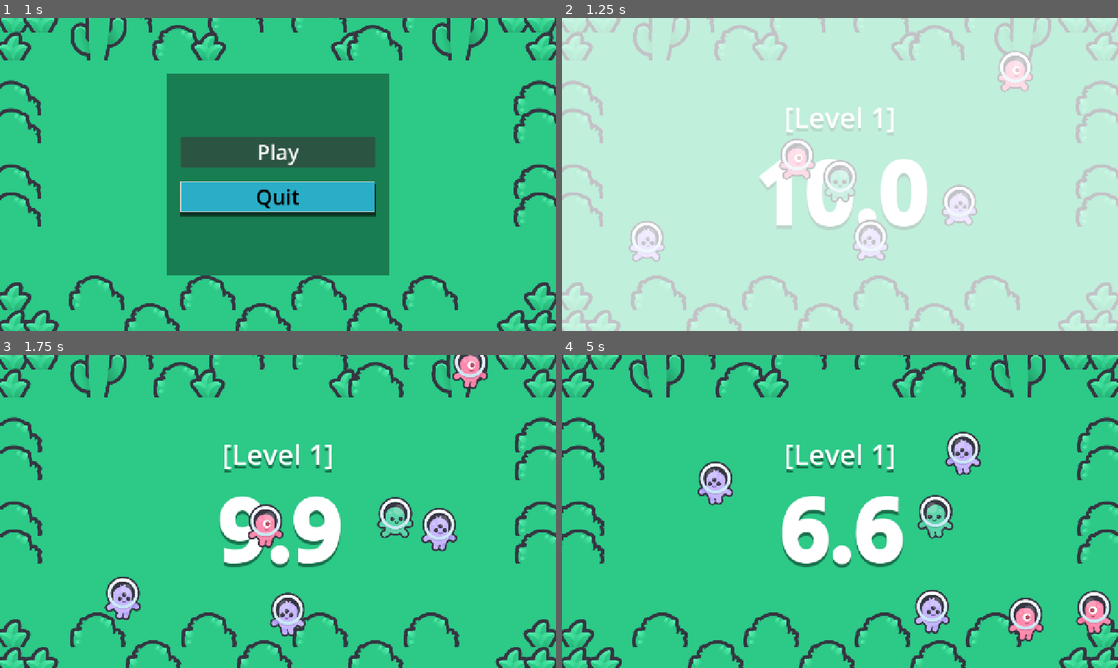
Above: before the commit, frames 1-4 (two rows, left to right).
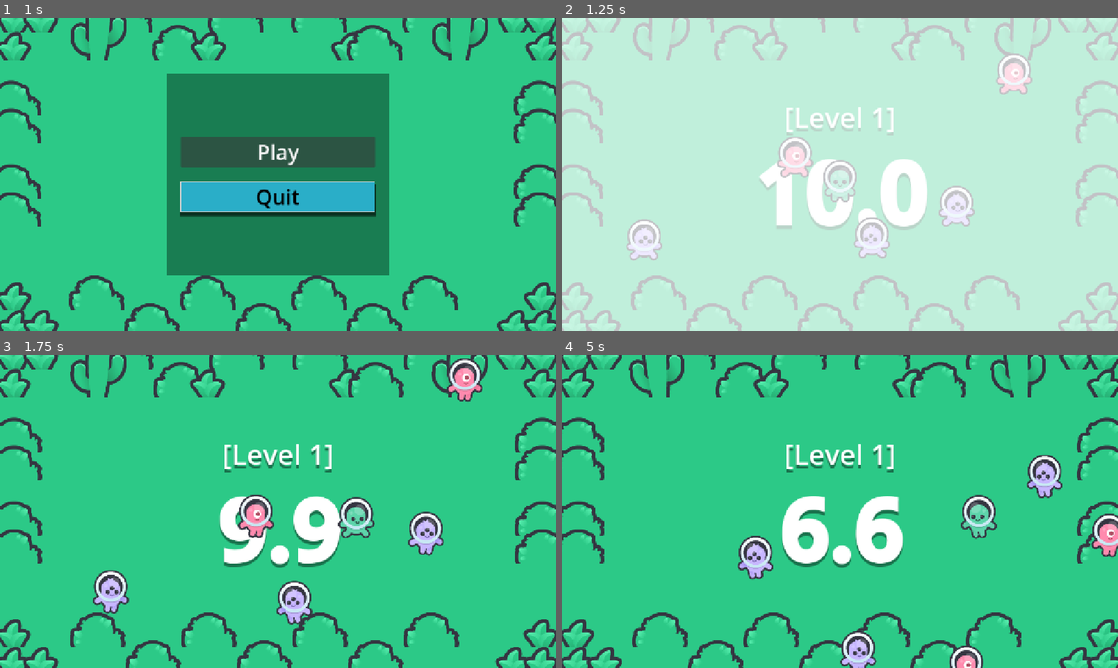
Above: after the commit, the same moments.

Repository: Sepehr-Boz/brackeys-game-jam-2026.2
Game: Godot game, scene res://scenes/start.tscn
Two runs of this game, one before a commit and one after it. Both use one fixed random seed, a clock stepped at 60 frames per second and the inputs below. Sound files missing from this copy of the repository are replaced by a short silence.
Inputs:
- Up to frame 1 (1 s): click "Play" at 0.5 s
- Up to frame 2 (1.25 s): no input
- Up to frame 3 (1.75 s): hold Right (move_right) from 1.28 s (still down); hold Shift (sprint) from 1.28 s (still down)
- Up to frame 4 (5 s): release Right (move_right) at 2.03 s; release Shift (sprint) at 2.03 s; hold Down (move_down) 2.03-2.78 s; tap Shift (sprint) at 2.1, 3.6 s; hold Right (move_right) 2.78-3.53 s; hold Shift (sprint) 2.78-3.53 s; hold Up (move_up) 3.53-4.28 s; hold Left (move_left) from 4.28 s (still down); hold Shift (sprint) from 4.28 s (still down)

Frame 1 is identical in both runs. In frame 2, 2.0% of the frame differs, in the area x 11-85%, y 10-78%; in frame 3, 5.7%; in frame 4, 7.6%, in the area x 24-100%, y 24-100%.

Commit message:
rework: slowed down npcs, enemies, players.

Diff:
--- a/scenes/enemy.tscn
+++ b/scenes/enemy.tscn
@@ -15,7 +15,7 @@
 _indicator_final_color = Color(1, 0, 0, 1)
 _indicator_final_scale = Vector2(5, 5)
 _indicator_scale_duration = 2.0
-_walk_speed = 200.0
+_walk_speed = 150.0
 _animations = Array[SpriteFrames]([ExtResource("2_c4w8v"), ExtResource("2_4ra3w"), ExtResource("4_xwavj"), ExtResource("5_nenq2")])
 metadata/_custom_type_script = "uid://dvrhrj8qjypld"
 
--- a/scenes/npc.tscn
+++ b/scenes/npc.tscn
@@ -11,7 +11,7 @@
 
 [node name="NPC" type="Area2D" unique_id=1525424875 groups=["Enemy"]]
 script = ExtResource("1_abqhh")
-_walk_speed = 200.0
+_walk_speed = 150.0
 _animations = Array[SpriteFrames]([ExtResource("2_4wlns"), ExtResource("2_rv78h"), ExtResource("4_tl2vt"), ExtResource("5_hwkja")])
 
 [node name="CollisionShape2D" type="CollisionShape2D" parent="." unique_id=1093622198]
--- a/scenes/player.tscn
+++ b/scenes/player.tscn
@@ -11,6 +11,8 @@
 
 [node name="Player" type="Area2D" unique_id=1508327598 groups=["Player"]]
 script = ExtResource("1_g2els")
+_walk_speed = 250.0
+_run_speed = 400.0
 _num_bounces = 5
 _bounce_height_falloff = 0.75
 
